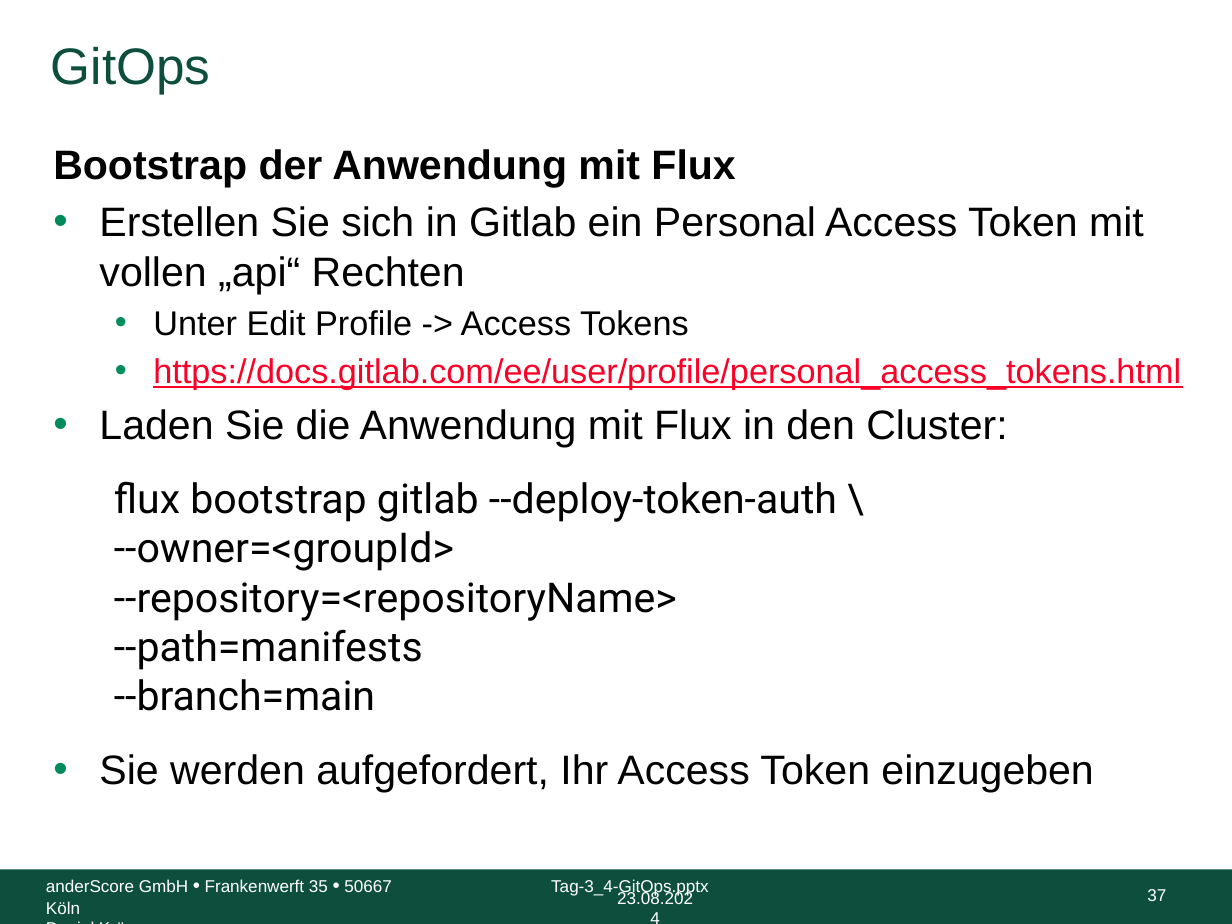
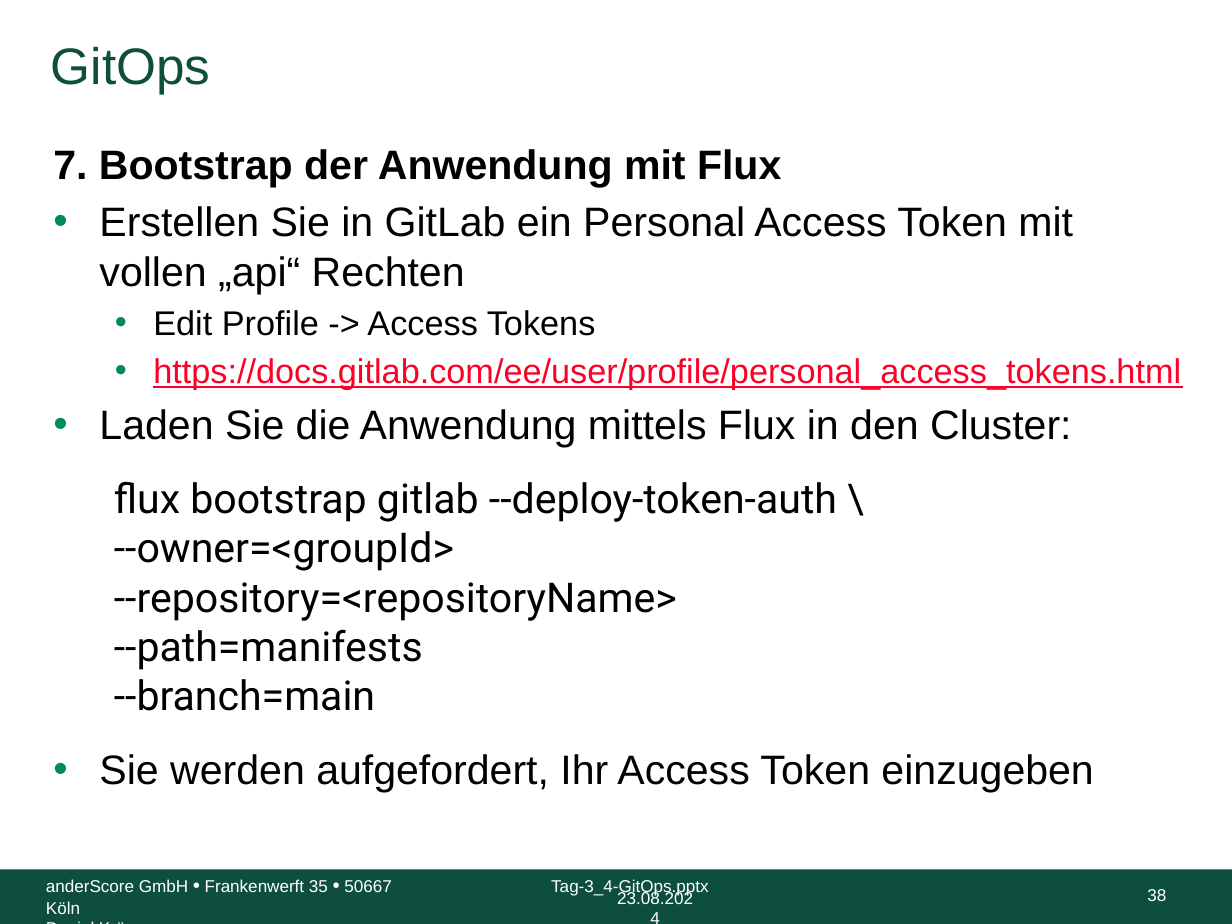
Before and after one commit to anderscore-gmbh/gitlab, a slide deck: slide 38 of slides/Tag-3_4-GitOps.pptx (slide 37 before the commit). Drawn at 1232x924 pixels with LibreOffice and Linux fonts; fonts in the diff are those of the drawing; background and template pictures are left out. Boxes give left, top, right and bottom in pixels: in the first picture for what was removed or moved away, otherwise in the second. Text is boxed around its words. In the diff, an @@ line names an element or a change of style, - is before the commit and + after.

```diff
--- a/slides/Tag-3_4-GitOps.pptx
+++ b/slides/Tag-3_4-GitOps.pptx
@@ text at bbox=[53, 149, 1073, 336]: text changed @@
-Bootstrap der Anwendung mit Flux
-• Erstellen Sie sich in Gitlab ein Personal Access Token mit vollen „api“ Rechten
-  • Unter Edit Profile -> Access Tokens
+7. Bootstrap der Anwendung mit Flux
+• Erstellen Sie in GitLab ein Personal Access Token mit vollen „api“ Rechten
+  • Edit Profile -> Access Tokens
@@ text at bbox=[99, 409, 1071, 447]: text changed @@
-• Laden Sie die Anwendung mit Flux in den Cluster:
+• Laden Sie die Anwendung mittels Flux in den Cluster:
@@ page number at bbox=[1147, 889, 1166, 901]: text changed @@
-37
+38
```
Also in this commit, not shown: 16 other slides changed, 1 slide added.
